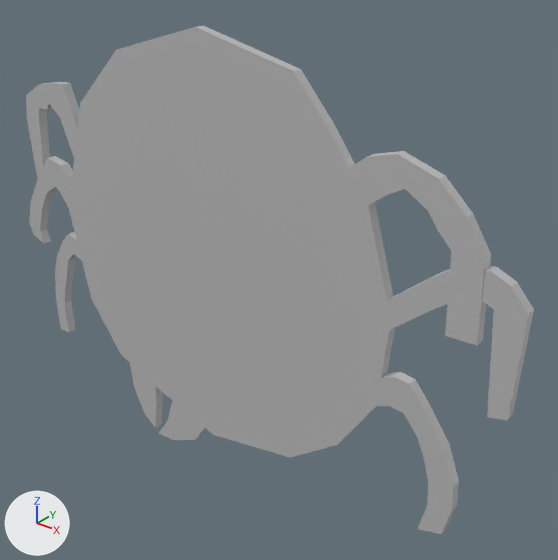
Two versions of the Blender file art/spiderling.blend, one commit apart.
Both versions are drawn from a camera (50 mm lens) standing at (2.97, -2.87, 3.28) and looking at (0.51, 0.2, 1.38). Arrows for +X, +Y and +Z are at lower left; the lights stay in place.
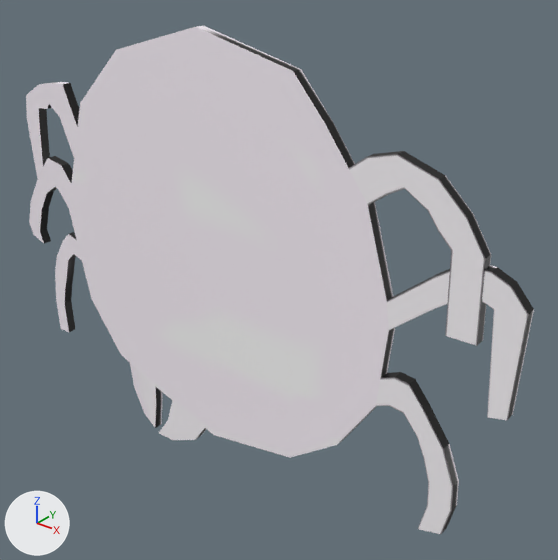
Where the change shows, as pixel boxes (x1, y1, x2, y2) in the pictures (558 x 560 px):
```json
{"object": "Cube", "change": "surface changed", "before": [26, 25, 534, 534], "after": [26, 25, 534, 534]}
```

Edits to the scene script, one JSON object a line:
```json
{"op": "add", "block": "img_spiderling", "code": ["img_spiderling = load_image('spiderling', '_unpacked/spiderling', 1024, 1024, 'sRGB')"]}
{"op": "remove", "block": "mat_material_001", "code": "mat_material_001.base_color = (0.5, 0.5, 0.5)  # grey #bcbcbc"}
{"op": "add", "block": "mat_material_001", "code": "mat_material_001.texture = img_spiderling"}
```
